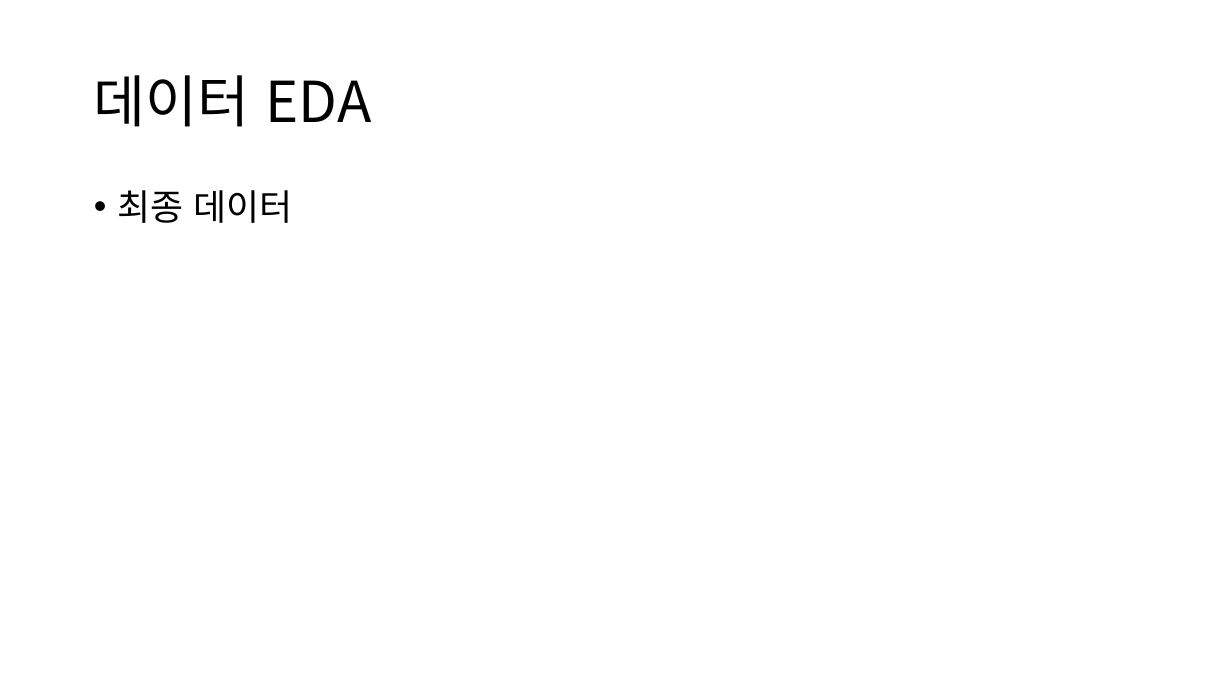
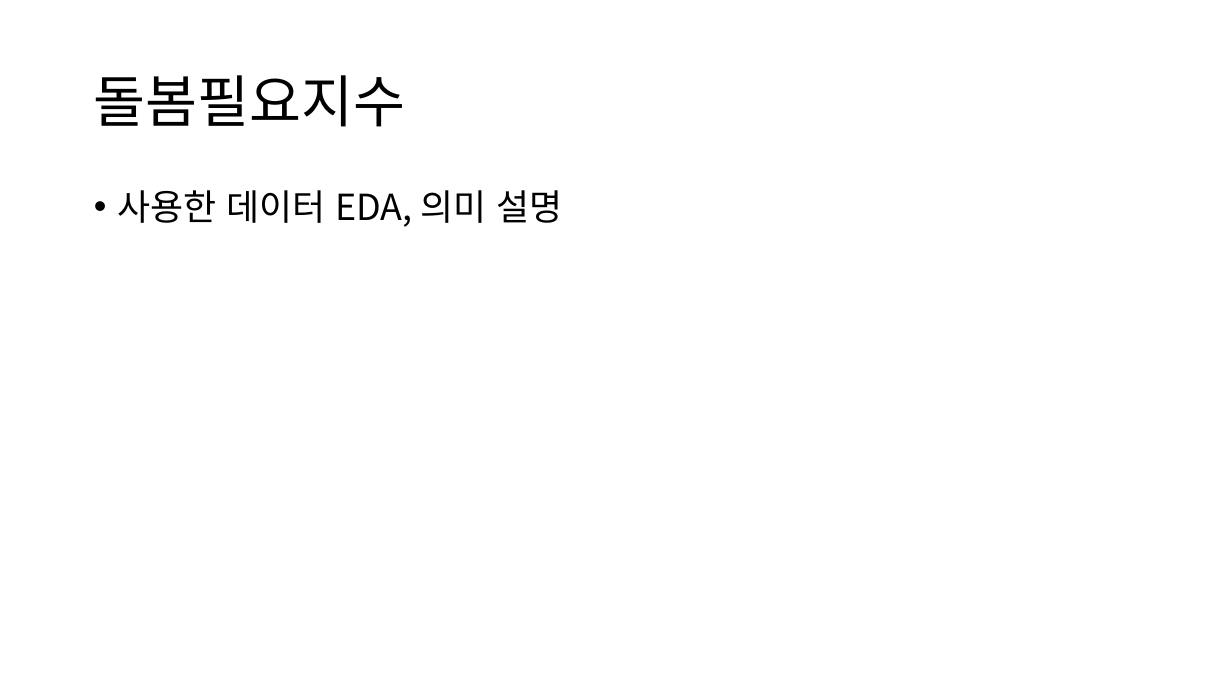
Before and after one commit to gyuholee94/seoul_contest, a slide deck: slide 6 of 서울콘 ppt v1.pptx. Drawn at 1232x693 pixels with LibreOffice and Linux fonts; fonts in the diff are those of the drawing. Boxes give left, top, right and bottom in pixels: in the first picture for what was removed or moved away, otherwise in the second. Text is boxed around its words. In the diff, an @@ line names an element or a change of style, - is before the commit and + after.

```diff
--- a/서울콘 ppt v1.pptx
+++ b/서울콘 ppt v1.pptx
@@ title at [94,75,406,127]: text changed @@
-데이터 EDA
+돌봄필요지수
@@ text at [117,190,563,227]: text changed @@
-• 최종 데이터
+• 사용한 데이터 EDA, 의미 설명
```
Also in this commit, not shown: 5 other slides changed, 3 slides added, 6 slides removed, 1 other file.
